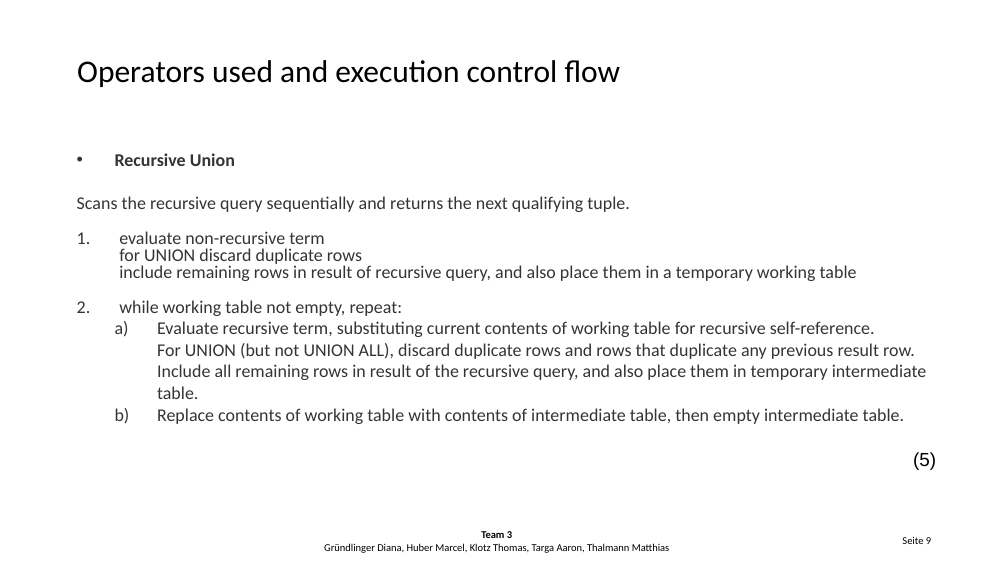
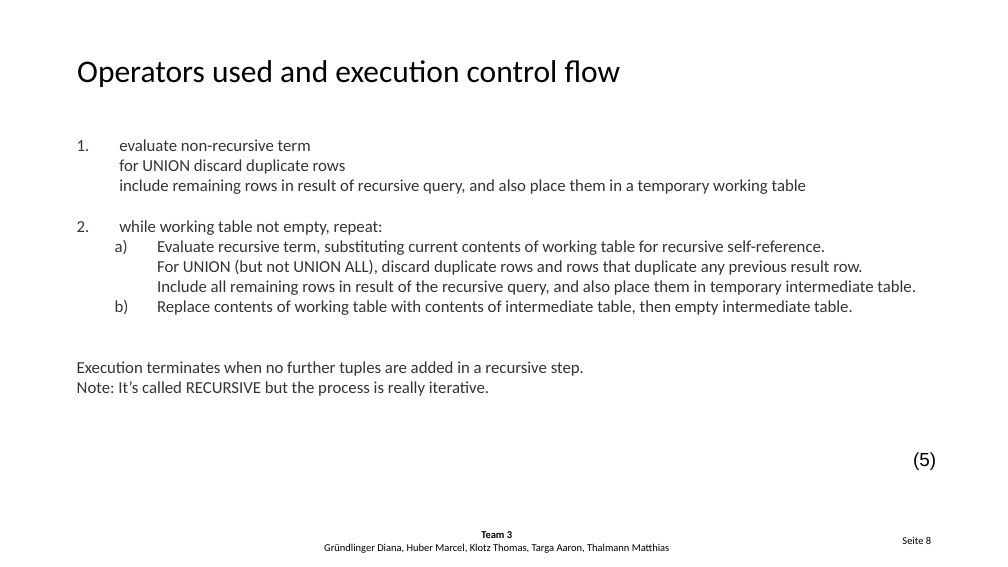
Before and after one commit to Hegl1/archimpl, a slide deck: slide 11 of tasks/task6/task6_presentation.pptx (slide 9 before the commit). Drawn at 1008x567 pixels with LibreOffice and Linux fonts; fonts in the diff are those of the drawing; background and template pictures are left out. Boxes give left, top, right and bottom in pixels: in the first picture for what was removed or moved away, otherwise in the second. Text is boxed around its words. In the diff, an @@ line names an element or a change of style, - is before the commit and + after.

```diff
--- a/tasks/task6/task6_presentation.pptx
+++ b/tasks/task6/task6_presentation.pptx
@@ text "evaluate non-recursive term for UNION ...": place and size @@
-text "evaluate non-recursive term for UNION ..." at <box>77,153,927,424</box>
+text "evaluate non-recursive term for UNION ..." at <box>77,139,916,396</box>
@@ text at <box>119,139,916,315</box>: size 17.2 to 16 pt in "evaluate non-recursive term for UNION discard duplicate ...", "while working table not empty, repeat:", "Evaluate recursive term, substituting current contents of ...", "Replace contents of working table with contents ..."; line spacing 0.8 to 1 @@
@@ text at <box>77,153,629,212</box>: paragraphs removed @@
-• Recursive Union
-Scans the recursive query sequentially and returns the next qualifying tuple.
@@ text at <box>77,361,584,396</box>: paragraphs added @@
+Execution terminates when no further tuples are added in a recursive step.
+Note: It’s called RECURSIVE but the process is really iterative.
@@ text at <box>902,537,931,544</box>: text changed @@
-Seite 9
+Seite 8
```
Also in this commit, not shown: 4 other slides changed, 3 slides added, 2 slides removed, 1 other file.
